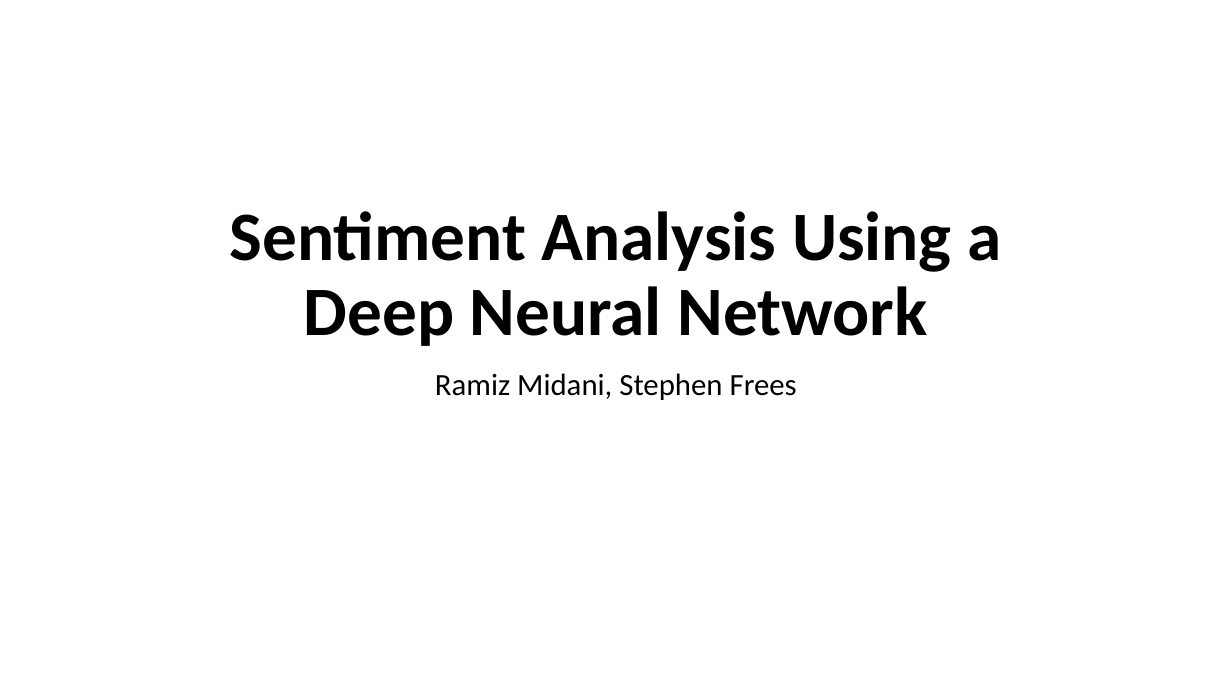
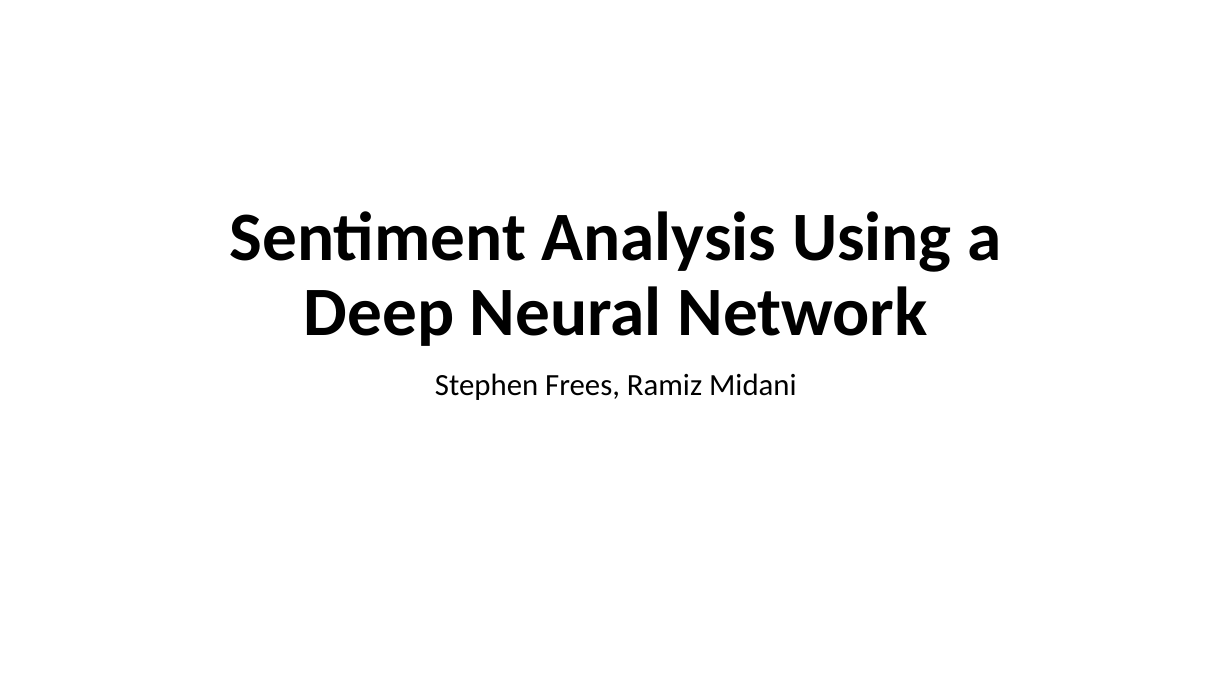
Before and after one commit to uabinf/nlp-group-project-2018-stephen-and-ramiz, a slide deck: slide 1 of presentation/Sentiment Analysis Using a Deep Neural Network.pptx. Drawn at 1232x693 pixels with LibreOffice and Linux fonts; fonts in the diff are those of the drawing. Boxes give left, top, right and bottom in pixels: in the first picture for what was removed or moved away, otherwise in the second. Text is boxed around its words. In the diff, an @@ line names an element or a change of style, - is before the commit and + after.

Commit message:
minor changes to the powerpoint

```diff
--- a/presentation/Sentiment Analysis Using a Deep Neural Network.pptx
+++ b/presentation/Sentiment Analysis Using a Deep Neural Network.pptx
@@ subtitle at [435, 373, 797, 400]: text changed @@
-Ramiz Midani, Stephen Frees
+Stephen Frees, Ramiz Midani
```
Also in this commit, not shown: 1 other slide changed.
